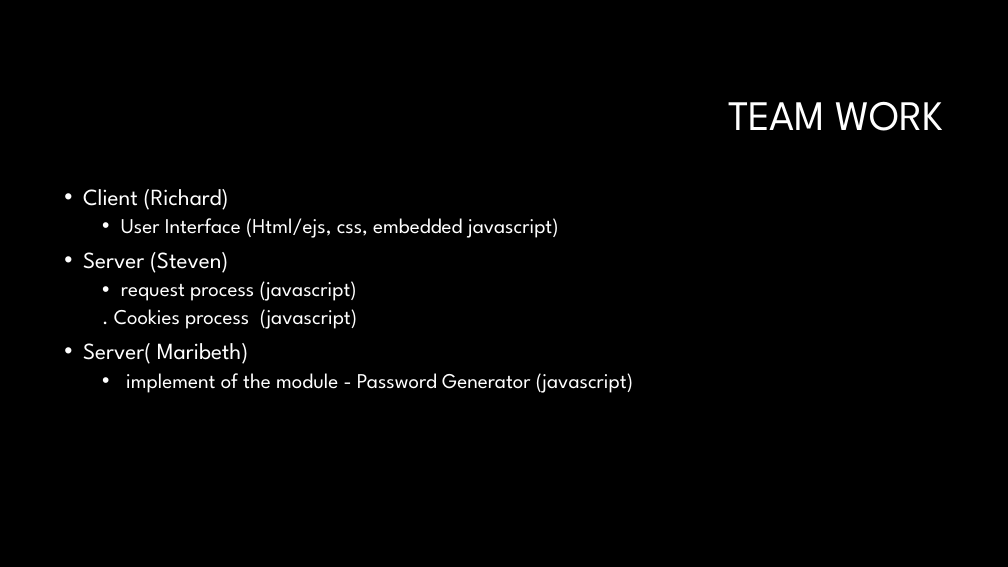
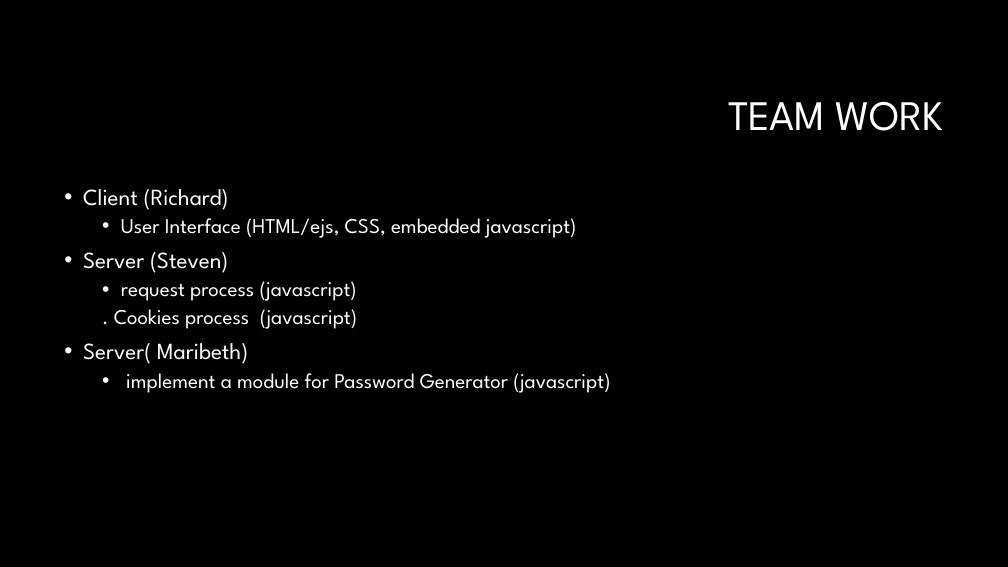
Before and after one commit to Steven-lei/Password-Generator, a slide deck: slide 12 of document/Presentation Password Generator.pptx (slide 11 before the commit). Drawn at 1008x567 pixels with LibreOffice and Linux fonts; fonts in the diff are those of the drawing; background and template pictures are left out. Boxes give left, top, right and bottom in pixels: in the first picture for what was removed or moved away, otherwise in the second. Text is boxed around its words. In the diff, an @@ line names an element or a change of style, - is before the commit and + after.

```diff
--- a/document/Presentation Password Generator.pptx
+++ b/document/Presentation Password Generator.pptx
@@ text at (x1=121, y1=218, x2=577, y2=238): text changed @@
-  • User Interface (Html/ejs, css, embedded javascript)
+  • User Interface (HTML/ejs, CSS, embedded javascript)
@@ text at (x1=126, y1=373, x2=610, y2=393): text changed @@
-  • implement of the module - Password Generator (javascript)
+  • implement a module for Password Generator (javascript)
```
Also in this commit, not shown: 7 other slides changed, 1 slide added, 1 other file.
